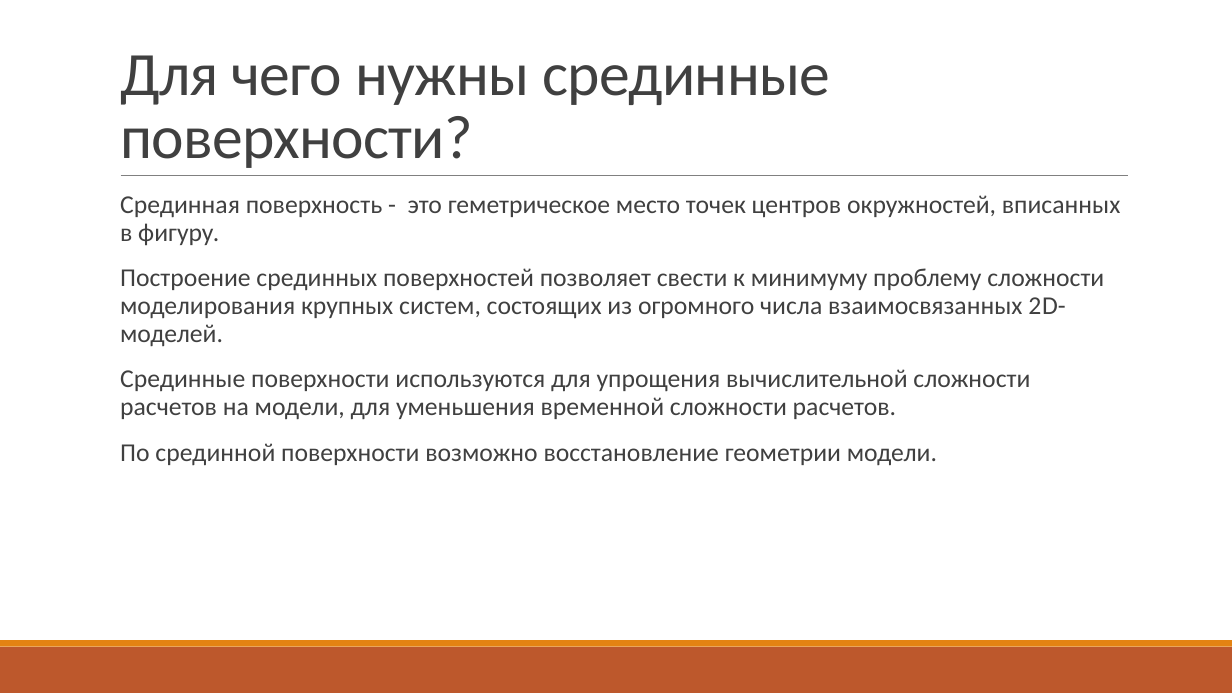
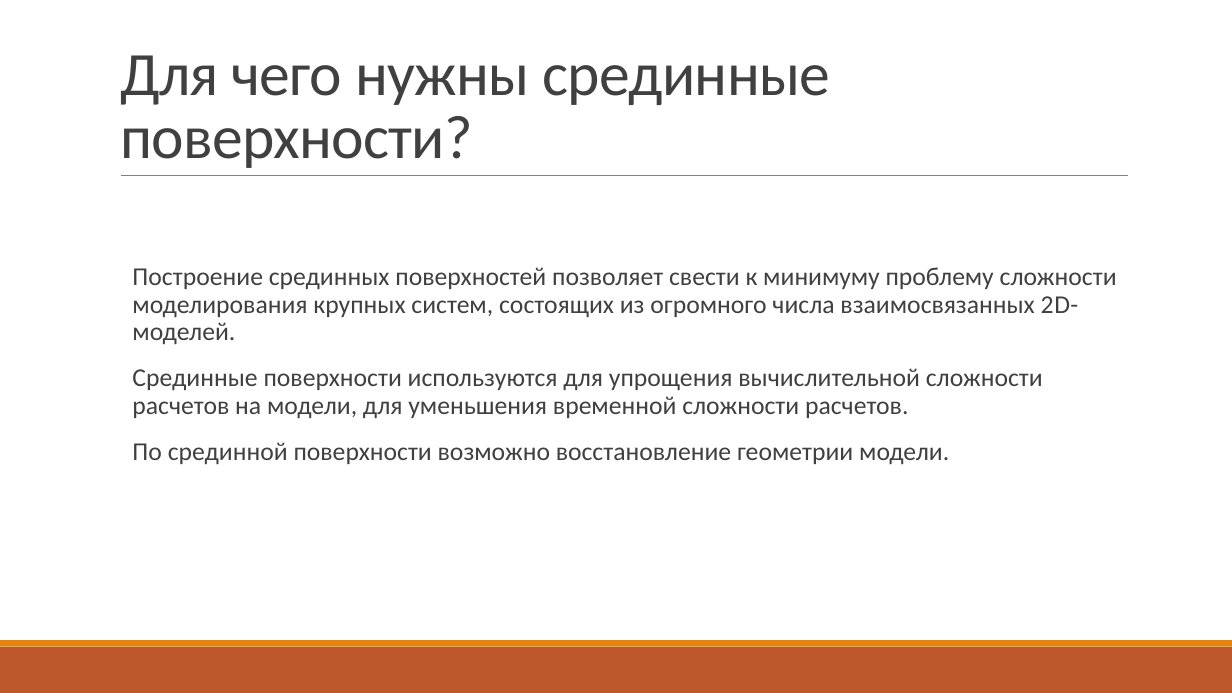
Before and after one commit to UNN-ITMM-AI381607m/middle-surface-proj, a slide deck: slide 3 of doc/publication/презентация.pptx (slide 2 before the commit). Drawn at 1232x693 pixels with LibreOffice and Linux fonts; fonts in the diff are those of the drawing. Boxes give left, top, right and bottom in pixels: in the first picture for what was removed or moved away, otherwise in the second. Text is boxed around its words. In the diff, an @@ line names an element or a change of style, - is before the commit and + after.

```diff
--- a/doc/publication/презентация.pptx
+++ b/doc/publication/презентация.pptx
@@ text at [120,195,1120,246]: paragraph removed @@
-  Срединная поверхность - это геметрическое место точек центров окружностей, вписанных в фигуру.
@@ text "Построение срединных поверхностей позволяет свести ...": place and size @@
-text "Построение срединных поверхностей позволяет свести ..." at [120,195,1120,466]
+text "Построение срединных поверхностей позволяет свести ..." at [132,267,1117,465]
```
Also in this commit, not shown: 3 other slides changed, 3 slides added.
